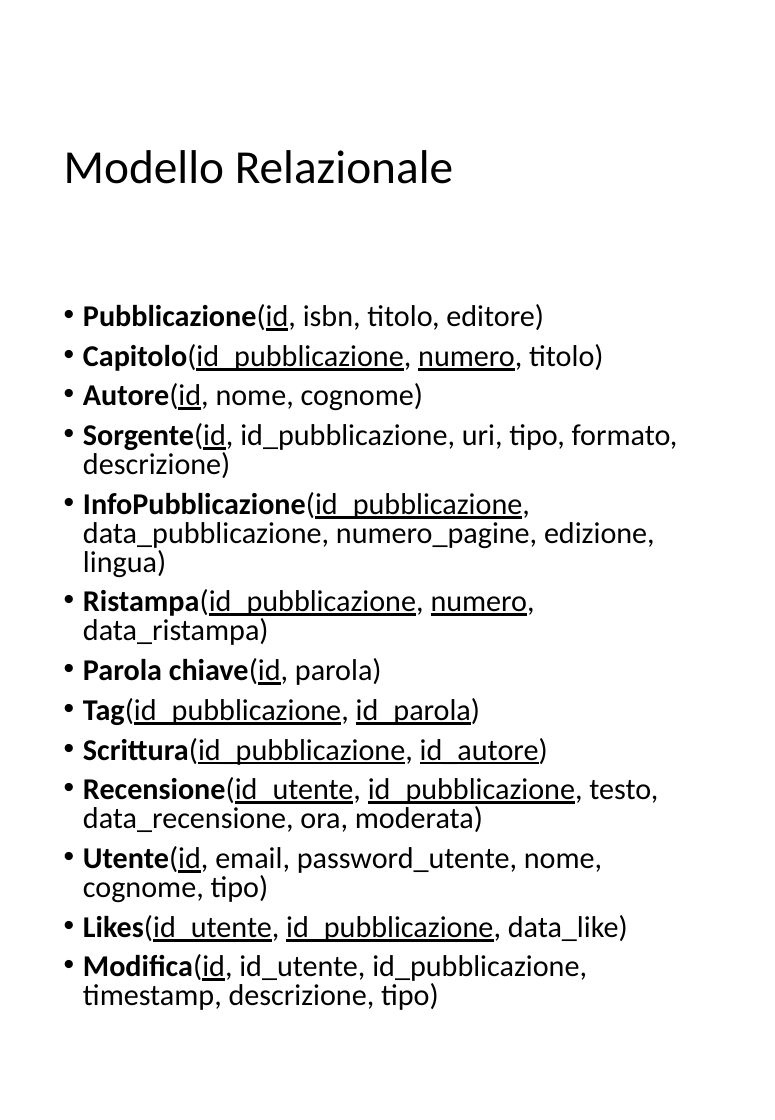
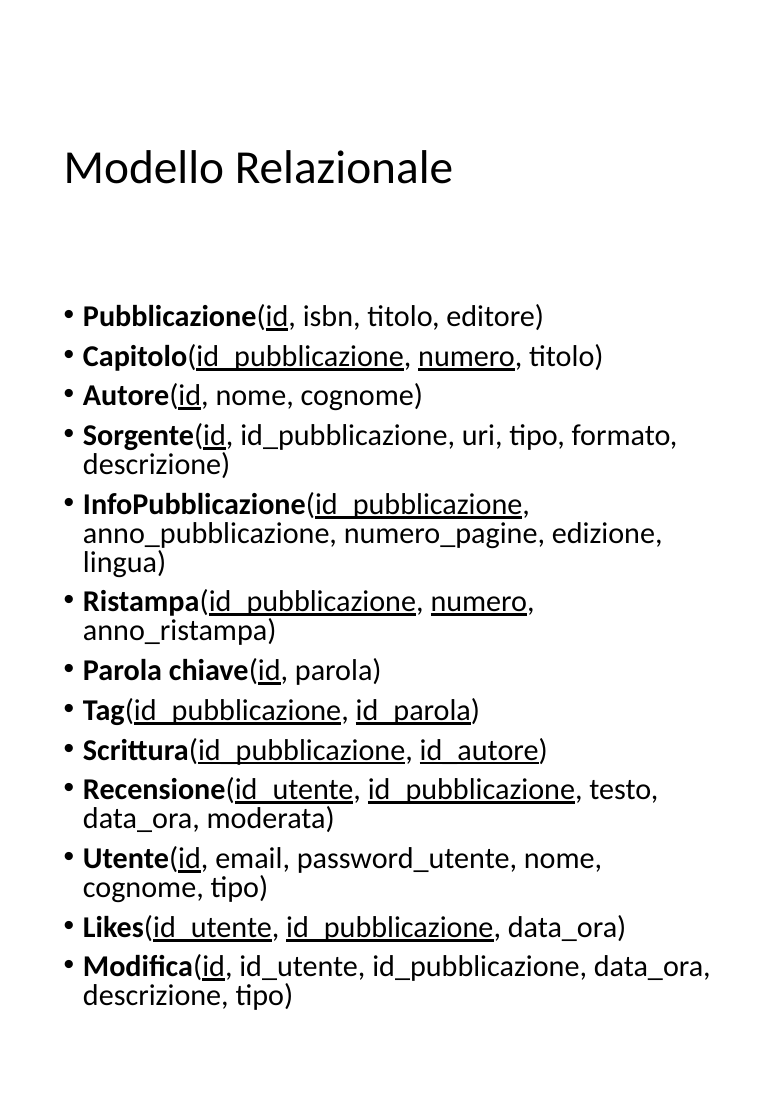
Before and after one commit to vincendep/LBDproject, a slide deck: slide 1 of modello logico/modello logico.pptx. Drawn at 775x1120 pixels with LibreOffice and Linux fonts; fonts in the diff are those of the drawing. Boxes give left, top, right and bottom in pixels: in the first picture for what was removed or moved away, otherwise in the second. Text is boxed around its words. In the diff, an @@ line names an element or a change of style, - is before the commit and + after.

Commit message:
modified:   librarySQL/datilibrary.sql 	modified:   librarySQL/procedurelibrary.sql 	modified:   librarySQL/schemalibrary.sql 	modified:   librarySQL/vistelibrary.sql 	deleted:    modello concettuale/E-R.erdplus 	new file:   modello logico/modello ER ristrutturato.png 	new file:   modello logico/modello relazionale.png

```diff
--- a/modello logico/modello logico.pptx
+++ b/modello logico/modello logico.pptx
@@ text at <box>83,492,663,645</box>: text changed @@
-• InfoPubblicazione(id_pubblicazione, data_pubblicazione, numero_pagine, edizione, lingua)
-• Ristampa(id_pubblicazione, numero, data_ristampa)
+• InfoPubblicazione(id_pubblicazione, anno_pubblicazione, numero_pagine, edizione, lingua)
+• Ristampa(id_pubblicazione, numero, anno_ristampa)
@@ text at <box>83,777,658,832</box>: text changed @@
-• Recensione(id_utente, id_pubblicazione, testo, data_recensione, ora, moderata)
+• Recensione(id_utente, id_pubblicazione, testo, data_ora, moderata)
@@ text at <box>83,915,711,1010</box>: text changed @@
-• Likes(id_utente, id_pubblicazione, data_like)
-• Modifica(id, id_utente, id_pubblicazione, timestamp, descrizione, tipo)
+• Likes(id_utente, id_pubblicazione, data_ora)
+• Modifica(id, id_utente, id_pubblicazione, data_ora, descrizione, tipo)
```
Also in this commit, not shown: 1 other slide changed, 10 other files.
